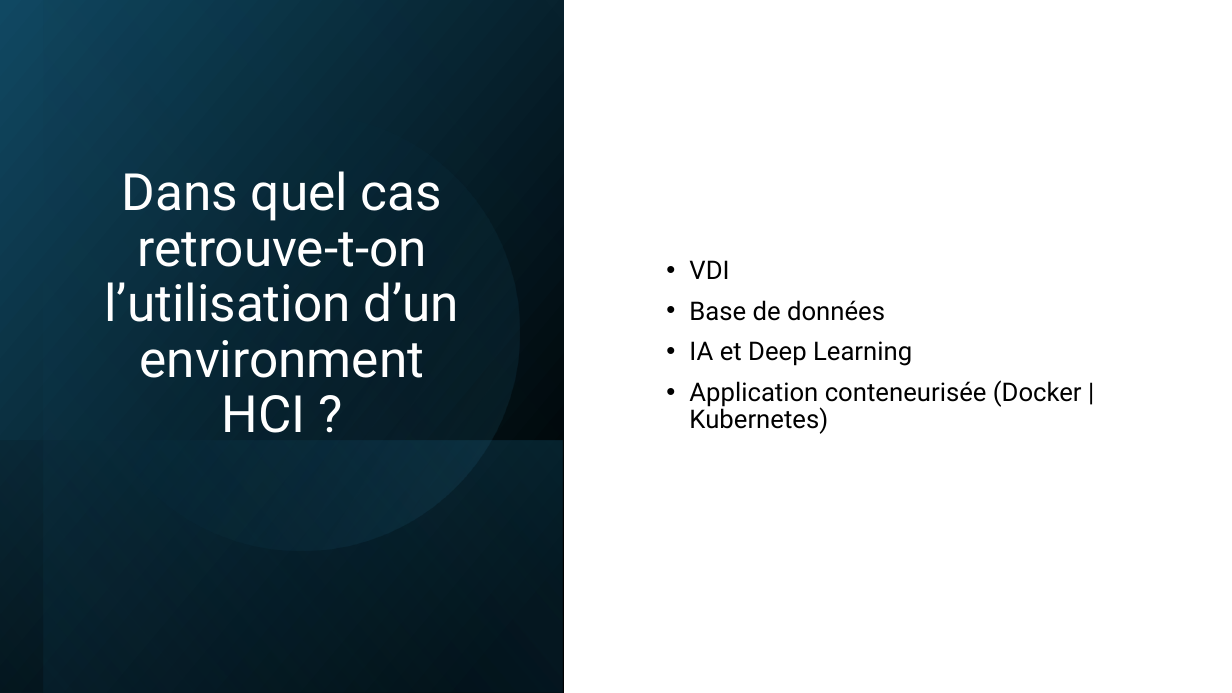
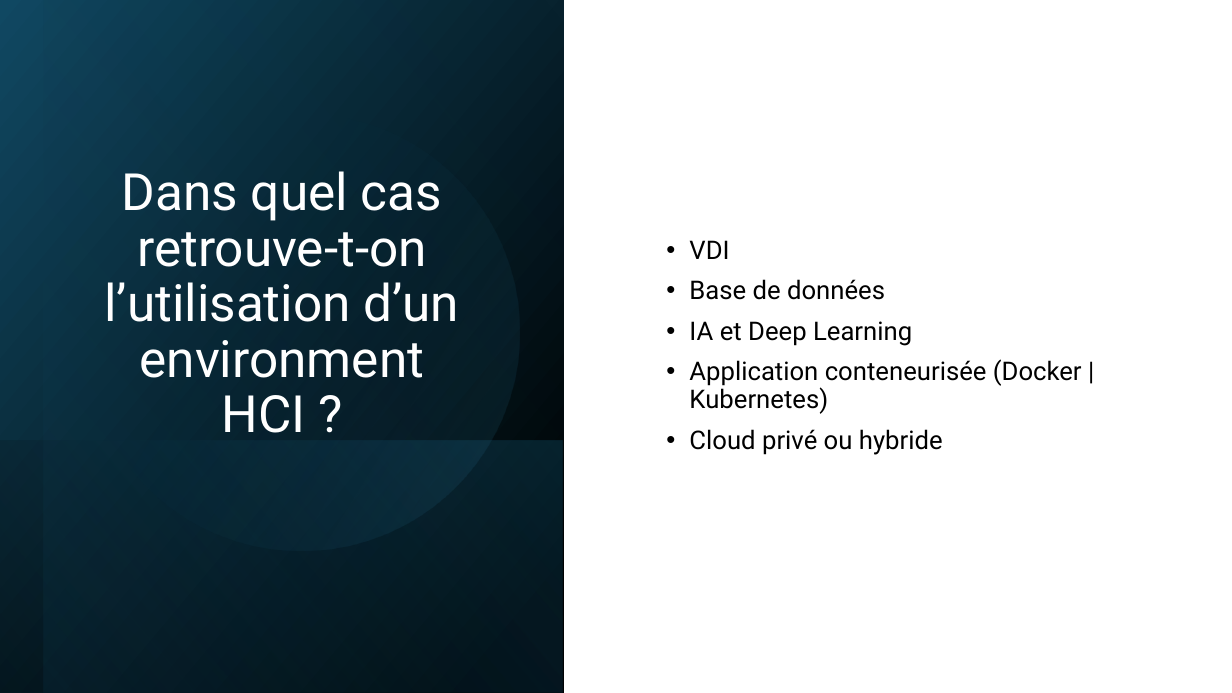
Before and after one commit to Vinc1347900/Stage_Henallux, a slide deck: slide 8 of TFE/DHAIMI_Vincent_PP_TFE.pptx. Drawn at 1232x693 pixels with LibreOffice and Linux fonts; fonts in the diff are those of the drawing. Boxes give left, top, right and bottom in pixels: in the first picture for what was removed or moved away, otherwise in the second. Text is boxed around its words. In the diff, an @@ line names an element or a change of style, - is before the commit and + after.

```diff
--- a/TFE/DHAIMI_Vincent_PP_TFE.pptx
+++ b/TFE/DHAIMI_Vincent_PP_TFE.pptx
@@ text at [689, 429, 943, 455]: paragraph added @@
+• Cloud privé ou hybride
```
Also in this commit, not shown: 11 other slides changed, 4 other files.
